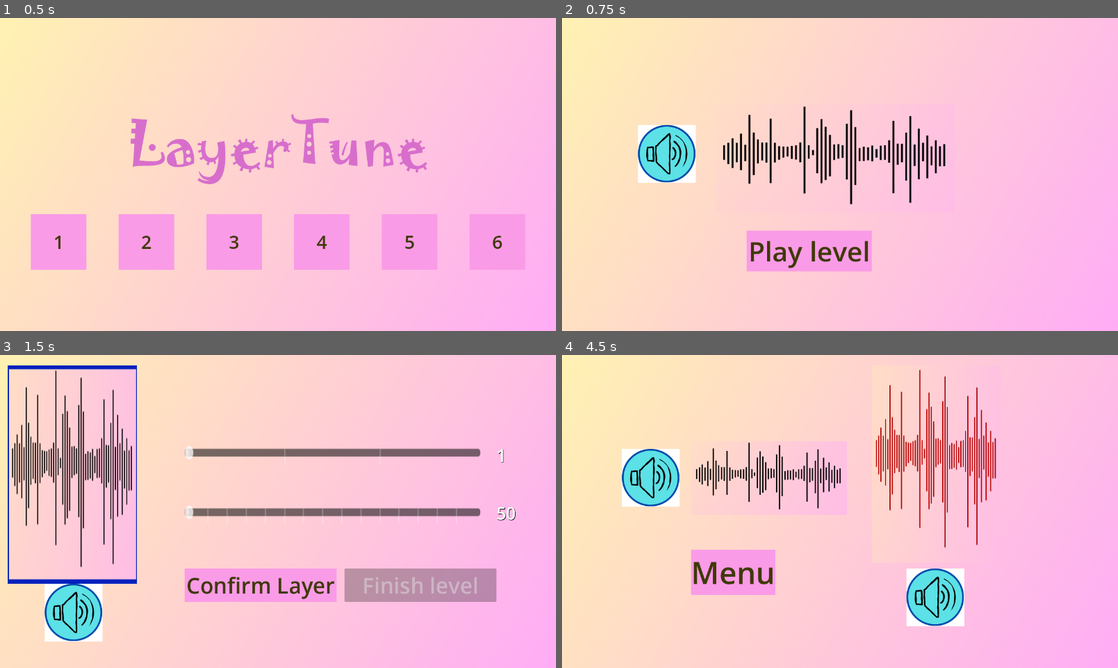
Above: before the commit, frames 1-4 (two rows, left to right).
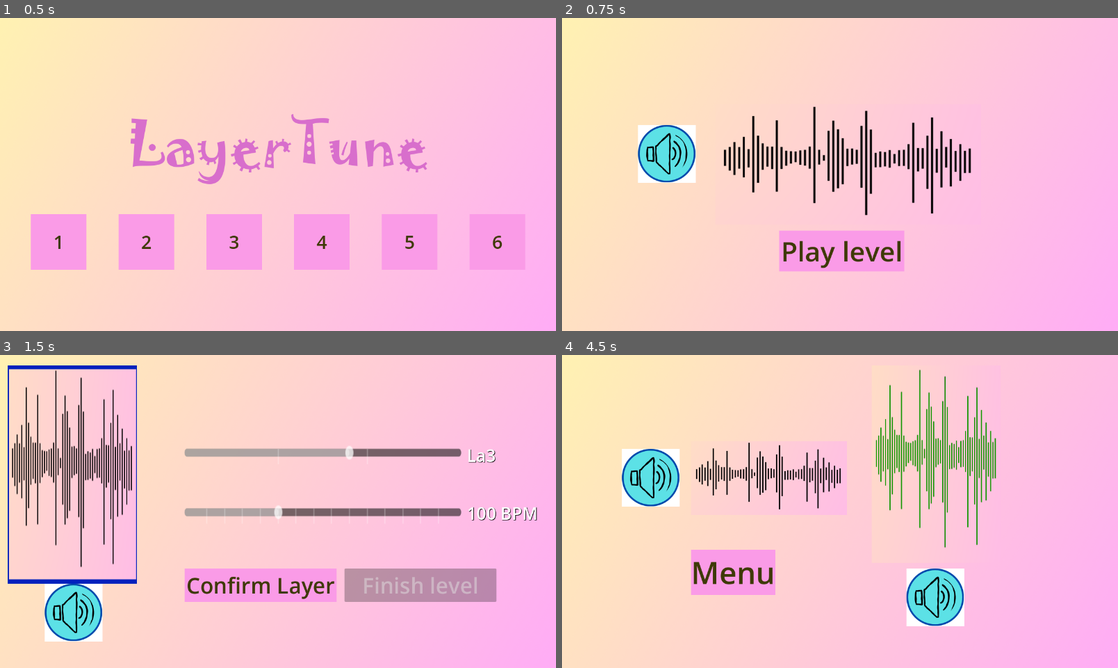
Above: after the commit, the same moments.

Repository: TheoThenault/LayerTune
Game: Godot game, scene res://Scenes/main_scene.tscn
The game is run twice, just before and just after one commit, with the same random seed, the same clock (stepped at 60 frames per second) and the same inputs.
Inputs (mouse positions are in pixels of both pictures, inside the frame that each line leads up to):
- Up to frame 1 (0.5 s): no input
- Up to frame 2 (0.75 s): click "1" at 0.5 s
- Up to frame 3 (1.5 s): click "Play level" at 1.25 s
- Up to frame 4 (4.5 s): click (634, 473) at 2 s; click (634, 473) at 2.75 s; click "Confirm Layer" at 3.5 s; click "Finish level" at 4.25 s

Frame 1 is identical in both runs. In frame 2, 6.6% of the frame differs, in the area x 28-74%, y 28-81%; in frame 3, 1.9%; in frame 4, 2.4%.

Commit message:
levels (draft)

Diff:
--- a/Levels/niveau2.tscn
+++ b/Levels/niveau2.tscn
@@ -6,12 +6,12 @@
 script = ExtResource("1_bm17h")
 enable1 = true
 instrument1 = "Piano"
-note1 = 22
-bpm1 = 100
+note1 = 30
+bpm1 = 50
 enable2 = true
 instrument2 = "Banjo"
-note2 = 19
-bpm2 = 125
+note2 = 33
+bpm2 = 150
 instrument3 = "Piano"
 note3 = 32
 bpm3 = 75
--- /dev/null
+++ b/Levels/niveau3.tscn
@@ -0,0 +1,17 @@
+[gd_scene load_steps=2 format=3 uid="uid://bmb4idhdu5rr"]
+
+[ext_resource type="Script" path="res://Levels/niveau_script.gd" id="1_rnpfs"]
+
+[node name="Niveau" type="Node"]
+script = ExtResource("1_rnpfs")
+enable1 = true
+instrument1 = "Drum"
+note1 = 22
+bpm1 = 100
+enable2 = true
+instrument2 = "Whistle"
+note2 = 19
+bpm2 = 125
+instrument3 = "Piano"
+note3 = 32
+bpm3 = 75
--- /dev/null
+++ b/Levels/niveau4.tscn
@@ -0,0 +1,17 @@
+[gd_scene load_steps=2 format=3 uid="uid://cdl0apqsfq5xq"]
+
+[ext_resource type="Script" path="res://Levels/niveau_script.gd" id="1_yvsfb"]
+
+[node name="Niveau" type="Node"]
+script = ExtResource("1_yvsfb")
+enable1 = true
+instrument1 = "Harmonica"
+note1 = 22
+bpm1 = 100
+enable2 = true
+instrument2 = "Banjo"
+note2 = 19
+bpm2 = 125
+instrument3 = "Piano"
+note3 = 32
+bpm3 = 75
--- /dev/null
+++ b/Levels/niveau5.tscn
@@ -0,0 +1,17 @@
+[gd_scene load_steps=2 format=3 uid="uid://7g464basnarg"]
+
+[ext_resource type="Script" path="res://Levels/niveau_script.gd" id="1_uqo0q"]
+
+[node name="Niveau" type="Node"]
+script = ExtResource("1_uqo0q")
+enable1 = true
+instrument1 = "Flute"
+note1 = 32
+bpm1 = 100
+enable2 = true
+instrument2 = "Banjo"
+note2 = 12
+bpm2 = 50
+instrument3 = "Piano"
+note3 = 32
+bpm3 = 75
--- /dev/null
+++ b/Levels/niveau6.tscn
@@ -0,0 +1,17 @@
+[gd_scene load_steps=2 format=3 uid="uid://dxh8ldgtsbc2k"]
+
+[ext_resource type="Script" path="res://Levels/niveau_script.gd" id="1_mb3e4"]
+
+[node name="Niveau" type="Node"]
+script = ExtResource("1_mb3e4")
+enable1 = true
+instrument1 = "Drum"
+note1 = 13
+bpm1 = 160
+enable2 = true
+instrument2 = "Whistle"
+note2 = 8
+bpm2 = 75
+instrument3 = "Piano"
+note3 = 32
+bpm3 = 75
--- a/Scenes/main_scene.tscn
+++ b/Scenes/main_scene.tscn
@@ -27,10 +27,10 @@
 [ext_resource type="AudioStream" uid="uid://0vujd04djlqa" path="res://Ressources/448589__tedagame__f3.ogg" id="15_wuvay"]
 [ext_resource type="AudioStream" uid="uid://b4v5mitxp0ei8" path="res://Ressources/448595__tedagame__f4.ogg" id="16_3psh3"]
 [ext_resource type="AudioStream" uid="uid://b0l2nxc3kn612" path="res://Ressources/687924__johnnie_holiday__jh-big-tom-2-f-15-sec.wav" id="17_q5g2t"]
-[ext_resource type="AudioStream" uid="uid://f7krgann2vh2" path="res://Ressources/60068__hyena__flutef.wav" id="22_8t0th"]
 [ext_resource type="AudioStream" uid="uid://qwcfxjdl8hkk" path="res://Ressources/610198__chaoticnoize__04-f1.wav" id="23_y0ofv"]
-[ext_resource type="AudioStream" uid="uid://bw6mh1uwotyf6" path="res://Ressources/214302__deleted_user_2296865__harmonicaf5.wav" id="24_h0arv"]
 [ext_resource type="AudioStream" uid="uid://crgjqmgbwiwhv" path="res://Ressources/607983__department64__humanatone_15.wav" id="25_qm4jt"]
+[ext_resource type="AudioStream" uid="uid://cuwx1i8pamc01" path="res://Ressources/558123__johnnie_holiday__bamboo-flute-f(1).wav" id="28_0ruxc"]
+[ext_resource type="AudioStream" uid="uid://cu8fondspiq80" path="res://Ressources/116913__cbeeching__f-harmonica-2.wav" id="28_kuv6j"]
 
 [node name="MainScene" type="CanvasLayer"]
 script = ExtResource("1_2iyyd")
@@ -169,14 +169,14 @@
 offset_top = 198.0
 offset_right = 1002.0
 offset_bottom = 544.0
-scale = Vector2(0.848541, 0.721387)
+scale = Vector2(0.943, 0.8)
 texture = ExtResource("1_3jg70")
 
 [node name="ButtonPlayLevel" type="Button" parent="LevelStart"]
 layout_mode = 0
-offset_left = 425.0
+offset_left = 500.0
 offset_top = 489.0
-offset_right = 713.0
+offset_right = 788.0
 offset_bottom = 583.0
 theme = ExtResource("4_wq85p")
 theme_override_font_sizes/font_size = 62
@@ -216,11 +216,11 @@
 alignment = 1
 
 [node name="SliderNote" type="HSlider" parent="LevelPlay"]
-custom_minimum_size = Vector2(500, 0)
+custom_minimum_size = Vector2(475, 0)
 layout_mode = 0
 offset_left = 425.0
 offset_top = 198.0
-offset_right = 933.0
+offset_right = 875.0
 offset_bottom = 223.0
 scale = Vector2(1.34049, 2.22772)
 size_flags_horizontal = 3
@@ -233,11 +233,11 @@
 script = ExtResource("6_lh35v")
 
 [node name="SliderTempo" type="HSlider" parent="LevelPlay"]
-custom_minimum_size = Vector2(500, 0)
+custom_minimum_size = Vector2(475, 0)
 layout_mode = 2
 offset_left = 425.0
 offset_top = 335.0
-offset_right = 933.0
+offset_right = 875.0
 offset_bottom = 360.0
 scale = Vector2(1.34049, 2.22772)
 size_flags_horizontal = 3
@@ -288,9 +288,9 @@
 
 [node name="LabelBPM" type="Label" parent="LevelPlay"]
 layout_mode = 0
-offset_left = 1143.0
+offset_left = 1075.0
 offset_top = 337.0
-offset_right = 1188.0
+offset_right = 1120.0
 offset_bottom = 391.0
 theme_override_colors/font_shadow_color = Color(0, 0, 0, 1)
 theme_override_font_sizes/font_size = 39
@@ -298,9 +298,9 @@
 
 [node name="LabelNOTE" type="Label" parent="LevelPlay"]
 layout_mode = 0
-offset_left = 1143.0
+offset_left = 1075.0
 offset_top = 204.0
-offset_right = 1183.0
+offset_right = 1115.0
 offset_bottom = 258.0
 theme_override_colors/font_shadow_color = Color(0, 0, 0, 1)
 theme_override_font_sizes/font_size = 39
@@ -463,18 +463,18 @@
 [node name="Flute" type="Node2D" parent="Sounds"]
 
 [node name="Fa2" type="AudioStreamPlayer" parent="Sounds/Flute"]
-stream = ExtResource("22_8t0th")
+stream = ExtResource("28_0ruxc")
 bus = &"Flute"
 script = ExtResource("11_0l65a")
 
 [node name="Fa3" type="AudioStreamPlayer" parent="Sounds/Flute"]
-stream = ExtResource("22_8t0th")
+stream = ExtResource("28_0ruxc")
 pitch_scale = 2.0
 bus = &"Flute"
 script = ExtResource("11_0l65a")
 
 [node name="Fa4" type="AudioStreamPlayer" parent="Sounds/Flute"]
-stream = ExtResource("22_8t0th")
+stream = ExtResource("28_0ruxc")
 pitch_scale = 3.0
 bus = &"Flute"
 script = ExtResource("11_0l65a")
@@ -501,18 +501,18 @@
 [node name="Harmonica" type="Node2D" parent="Sounds"]
 
 [node name="Fa2" type="AudioStreamPlayer" parent="Sounds/Harmonica"]
-stream = ExtResource("24_h0arv")
+stream = ExtResource("28_kuv6j")
 bus = &"Harmonica"
 script = ExtResource("11_0l65a")
 
 [node name="Fa3" type="AudioStreamPlayer" parent="Sounds/Harmonica"]
-stream = ExtResource("24_h0arv")
+stream = ExtResource("28_kuv6j")
 pitch_scale = 2.0
 bus = &"Harmonica"
 script = ExtResource("11_0l65a")
 
 [node name="Fa4" type="AudioStreamPlayer" parent="Sounds/Harmonica"]
-stream = ExtResource("24_h0arv")
+stream = ExtResource("28_kuv6j")
 pitch_scale = 3.0
 bus = &"Harmonica"
 script = ExtResource("11_0l65a")
--- a/Scripts/Audio.gd
+++ b/Scripts/Audio.gd
@@ -6,6 +6,7 @@
 var lastTimePlayed: Array[float]
 
 func playNote() -> void:
+	#AUDIO.silence()
 	if(GAME.current_layer):
 		if (Time.get_unix_time_from_system() - lastTimePlayed[GAME.current_layer.numero] >= 60/GAME.current_bpm[GAME.current_layer.numero]):
 			GAME.pitchshifts[GAME.current_layer.numero].pitch_scale = pow(2, (GAME.current_note[GAME.current_layer.numero])/12.0)
@@ -50,3 +51,7 @@
 			GAME.pitchshifts[note].pitch_scale = pow(2, (current_note[note])/12.0)
 			GAME.current_note_stream[note].play()
 			lastTimePlayed[note] = Time.get_unix_time_from_system()
+
+func silence():
+	for stream in GAME.current_note_stream:
+		stream.stop()
--- a/Scripts/Buttons/levelend_button_play_player_music.gd
+++ b/Scripts/Buttons/levelend_button_play_player_music.gd
@@ -15,3 +15,4 @@
 	print("Jouer la musique composée par le joueur.")
 	AUDIO.play_level = !AUDIO.play_level
 	AUDIO.play_player_level = true
+	AUDIO.silence()
--- a/Scripts/Buttons/levelend_end_button_player_preview.gd
+++ b/Scripts/Buttons/levelend_end_button_player_preview.gd
@@ -15,3 +15,4 @@
 	print("Jouer la preview du son :)")
 	AUDIO.play_level = !AUDIO.play_level
 	AUDIO.play_player_level = false
+	AUDIO.silence()
--- a/Scripts/Buttons/levelplay_button_confirm_layer.gd
+++ b/Scripts/Buttons/levelplay_button_confirm_layer.gd
@@ -23,7 +23,9 @@
 
 		if(GAME.current_layer.numero+1 < GAME.current_level.layers.size()):
 			if(GAME.current_layer):
-					GAME.current_layer.texture_normal = GAME.disabled_image
+				GAME.current_layer.texture_normal = GAME.disabled_image
 			GAME.current_layer = GAME.current_level.layers[GAME.current_layer.numero+1]
+			GAME.SliderNote.value = GAME.current_layer.note
+			GAME.SliderTempo.value = GAME.current_layer.bpm
 			if(GAME.current_layer):
 				GAME.current_layer.texture_normal = GAME.focus_image
--- a/Scripts/Buttons/levelplay_button_finish_level.gd
+++ b/Scripts/Buttons/levelplay_button_finish_level.gd
@@ -17,6 +17,9 @@
 	print("Level finished go to \"LevelEnd\"")
 	AUDIO.play_layer = false
 	AUDIO.play_level = false
+	AUDIO.play_player_level = false
+	AUDIO.silence()
+
 	GAME.verify_level()
 
 	GAME.LevelPlay.hide()
--- a/Scripts/Buttons/levelplayer_button_play.gd
+++ b/Scripts/Buttons/levelplayer_button_play.gd
@@ -4,3 +4,4 @@
 	print("Jouer la musique écrite par le joueur")
 	AUDIO.play_level = !AUDIO.play_level
 	AUDIO.play_player_level = true
+	AUDIO.silence()
--- a/Scripts/Buttons/levelstart_play_level.gd
+++ b/Scripts/Buttons/levelstart_play_level.gd
@@ -18,3 +18,4 @@
 	GAME.current_layer = GAME.current_level.layers[0]
 	AUDIO.play_level = false
 	AUDIO.play_layer = true
+	AUDIO.silence()
--- a/Scripts/Buttons/levelstart_play_preview.gd
+++ b/Scripts/Buttons/levelstart_play_preview.gd
@@ -15,4 +15,5 @@
 	print("Jouer la preview du niveau");
 	AUDIO.play_level = !AUDIO.play_level;
 	AUDIO.play_player_level = false
+	AUDIO.silence()
 	# Ajouter la lecture de son
--- a/Scripts/Buttons/mainmenu_button_change_level.gd
+++ b/Scripts/Buttons/mainmenu_button_change_level.gd
@@ -12,3 +12,5 @@
 	GAME.current_layer = get_node("../../../LevelPlay/ContainerLayers/PlayLayer1")
 	if(GAME.current_layer):
 		GAME.current_layer.texture_normal = GAME.focus_image
+		GAME.SliderNote.value = GAME.current_layer.note
+		GAME.SliderTempo.value = GAME.current_layer.bpm
--- a/Scripts/Game.gd
+++ b/Scripts/Game.gd
@@ -134,6 +134,11 @@
 		get_node("/root/MainScene").add_child(current_level)
 
 func clean() -> void:
+	AUDIO.play_layer = false
+	AUDIO.play_level = false
+	AUDIO.play_player_level = false
+	AUDIO.silence()
+
 	GAME.confirmed_layer = 0
 	GAME.current_layer = null
 	GAME.current_level = null
--- a/Scripts/Slider/h_slider.gd
+++ b/Scripts/Slider/h_slider.gd
@@ -1,12 +1,53 @@
 extends HSlider
 
+var labelNOTE : Label
+
+var notes_names: Dictionary = {
+	'1': "Do2",
+	'2': "Do#2",
+	'3': "Ré2",
+	'4': "Ré#2",
+	'5': "Mi2",
+	'6': "Fa2",
+	'7': "Fa#2",
+	'8': "Sol2",
+	'9': "Sol#2",
+	'10': "La2",
+	'11': "La#2",
+	'12': "Si2",
+	'13': "Do3",
+	'14': "Do#3",
+	'15': "Ré3",
+	'16': "Ré#3",
+	'17': "Mi3",
+	'18': "Fa3",
+	'19': "Fa#3",
+	'20': "Sol3",
+	'21': "Sol#3",
+	'22': "La3",
+	'23': "La#3",
+	'24': "Si3",
+	'25': "Do4",
+	'26': "Do#4",
+	'27': "Ré4",
+	'28': "Ré#4",
+	'29': "Mi4",
+	'30': "Fa4",
+	'31': "Fa#4",
+	'32': "Sol4",
+	'33': "Sol#4",
+	'34': "La4",
+	'35': "La#4",
+	'36': "Si4",
+}
+
 func _ready() -> void:
-	pass
+	labelNOTE = get_node("../LabelNOTE")
+	labelNOTE.text = notes_names[str(1)]
 
 func _on_value_changed(value: float) -> void:
 
-	var labelNOTE : Label = get_node("../LabelNOTE")
-	labelNOTE.text = "%d" % value
+	labelNOTE.text = notes_names[str(value)]
 
 	if (value > 23):
 		GAME.current_note[GAME.current_layer.numero] = value-29
--- a/Scripts/Slider/levelplay_slider_tempo.gd
+++ b/Scripts/Slider/levelplay_slider_tempo.gd
@@ -1,10 +1,12 @@
 extends HSlider
 
+var labelBPM : Label
+
 func _ready() -> void:
-	pass
+	labelBPM = get_node("../LabelBPM")
+	labelBPM.text = "%d BPM" % (50)
 
 func _on_value_changed(value_: float) -> void:
 	GAME.current_bpm[GAME.current_layer.numero] = value
 
-	var labelBPM : Label = get_node("../LabelBPM")
-	labelBPM.text = "%d" % (value_)
+	labelBPM.text = "%d BPM" % (value_)
--- a/default_bus_layout.tres
+++ b/default_bus_layout.tres
@@ -5,25 +5,25 @@
 bus/1/solo = false
 bus/1/mute = false
 bus/1/bypass_fx = false
-bus/1/volume_db = 0.0
+bus/1/volume_db = -80.0
 bus/1/send = &"Master"
 bus/2/name = &"Piano"
 bus/2/solo = false
 bus/2/mute = false
 bus/2/bypass_fx = false
-bus/2/volume_db = 0.0
+bus/2/volume_db = -6.57885
 bus/2/send = &"Master"
 bus/3/name = &"Flute"
 bus/3/solo = false
 bus/3/mute = false
 bus/3/bypass_fx = false
-bus/3/volume_db = 0.0
+bus/3/volume_db = 5.4245
 bus/3/send = &"Master"
 bus/4/name = &"Banjo"
 bus/4/solo = false
 bus/4/mute = false
 bus/4/bypass_fx = false
-bus/4/volume_db = 0.0
+bus/4/volume_db = -80.0
 bus/4/send = &"Master"
 bus/5/name = &"Harmonica"
 bus/5/solo = false
Not shown, added: Ressources/116913__cbeeching__f-harmonica-2.wav.import
Not shown, added: Ressources/558123__johnnie_holiday__bamboo-flute-f(1).wav.import
Not shown, added: Ressources/116913__cbeeching__f-harmonica-2.wav
Not shown, added: Ressources/558123__johnnie_holiday__bamboo-flute-f(1).wav
